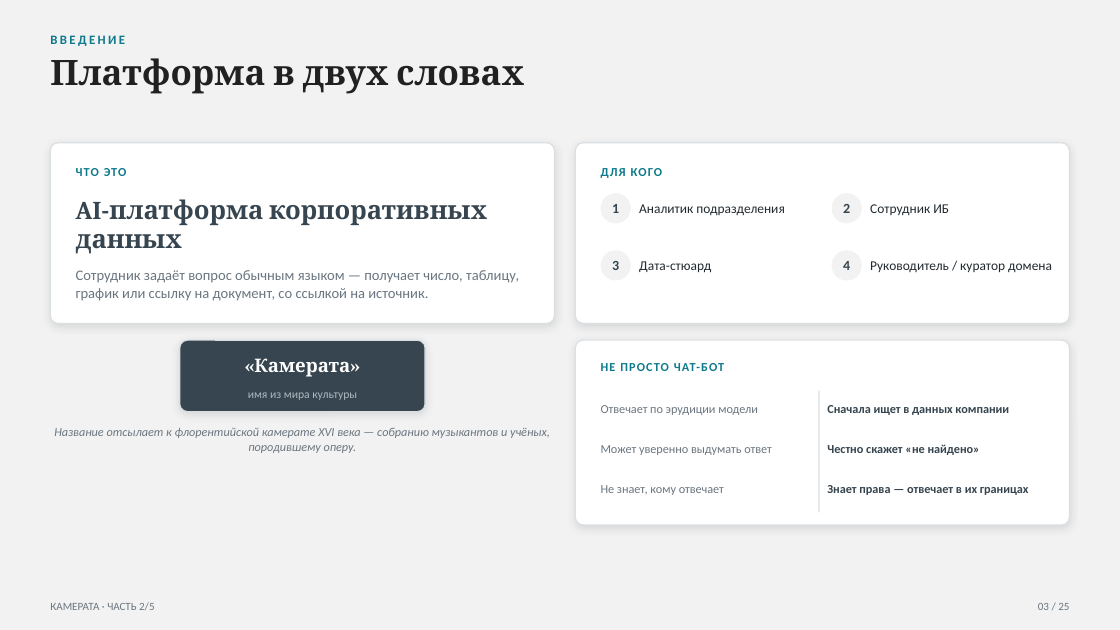
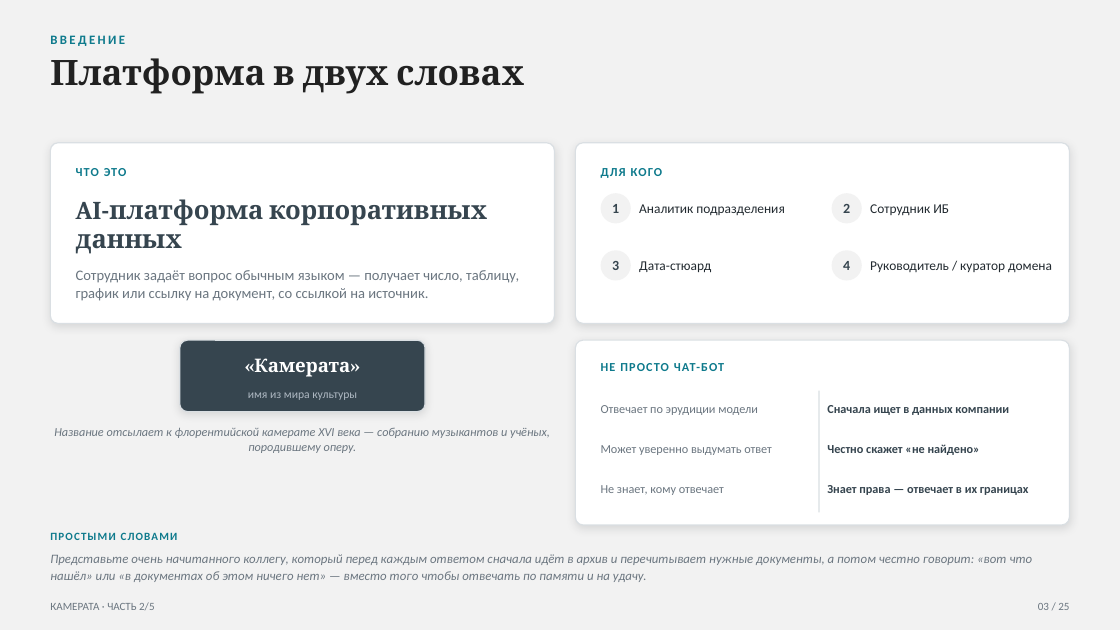
Before and after one commit to vladilslavandrosov-prog/job-RAG, a slide deck: slide 3 of docs/presentations/02-platforma-arhitektura.pptx. Drawn at 1120x630 pixels with LibreOffice and Linux fonts; fonts in the diff are those of the drawing. Boxes give left, top, right and bottom in pixels: in the first picture for what was removed or moved away, otherwise in the second. Text is boxed around its words. In the diff, an @@ line names an element or a change of style, - is before the commit and + after.

```diff
--- a/docs/presentations/02-platforma-arhitektura.pptx
+++ b/docs/presentations/02-platforma-arhitektura.pptx
@@ text added at <box>50,529,1070,546</box>, 9.5 pt, text #0E7A8C, bold @@
+ПРОСТЫМИ СЛОВАМИ
@@ text added at <box>50,554,1033,582</box>, 11 pt, text #6B7680, italic @@
+Представьте очень начитанного коллегу, который перед каждым ответом сначала идёт в архив и перечитывает нужные документы, а потом честно говорит: «вот что нашёл» или «в документах об этом ничего нет» — вместо того чтобы отвечать по памяти и на удачу.
```
Also in this commit, not shown: 10 other slides changed.
